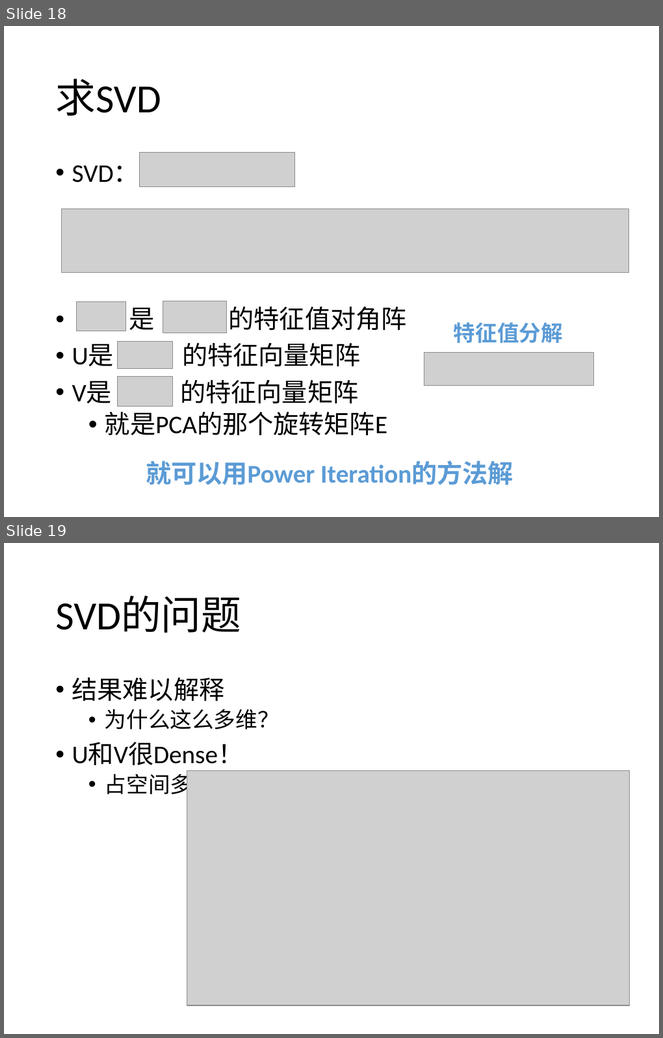
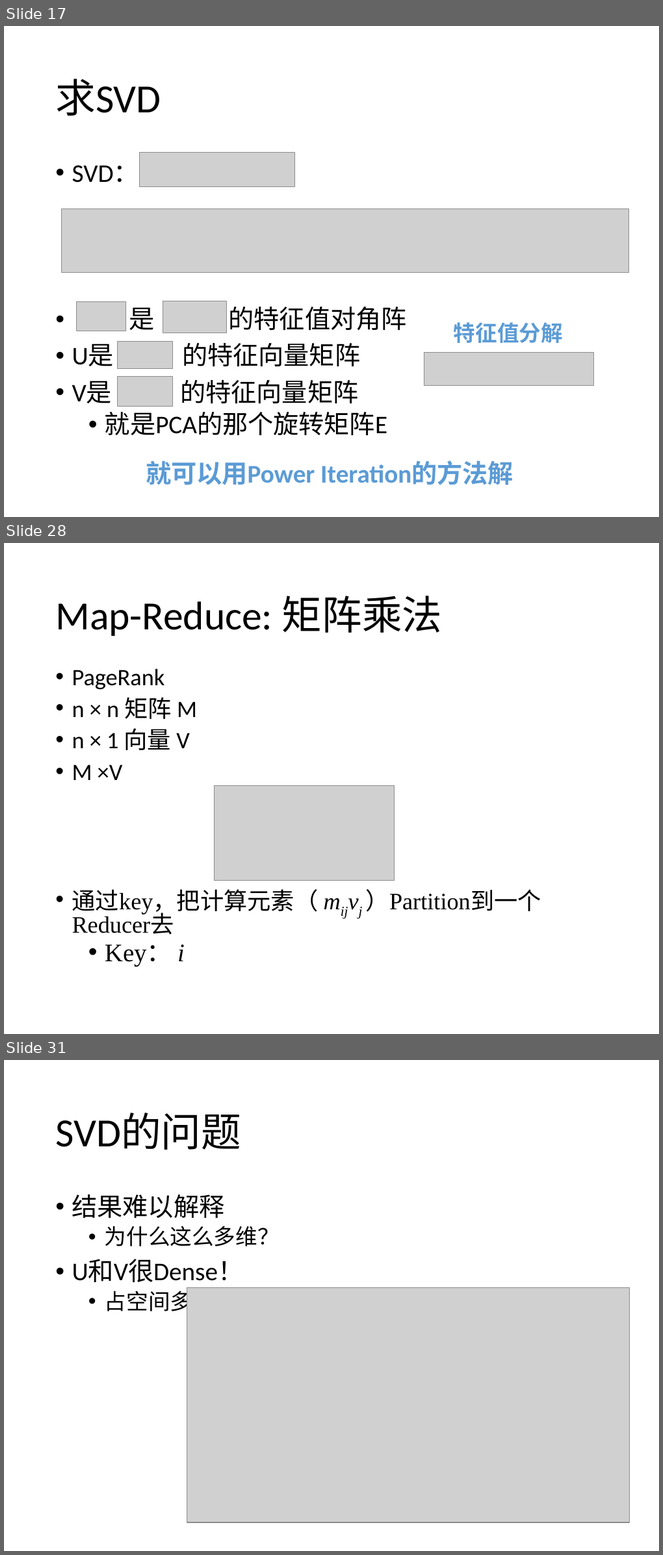
Before and after one commit to yishuai/bigalgo, a slide deck: ppt/14-svd.pptx. Shown one above the other, each under a label of ours: slides 18 and 19 before the commit, slides 17, 28 and 31 after it; the slides between them are not shown. The pictures are 663x1038 and 663x1555 pixels, drawn with LibreOffice and Linux fonts; fonts in the diff are those of the drawing; grey boxes stand for pictures. Boxes give left, top, right and bottom in pixels: in the first picture for what was removed or moved away, otherwise in the second. Text is boxed around its words. In the diff, an @@ line names an element or a change of style, - is before the commit and + after.

```diff
--- a/ppt/14-svd.pptx
+++ b/ppt/14-svd.pptx
@@ slide 28 added at (4,543,659,1034), background #FFFFFF @@
@@ title added at (55,596,442,636), 44 pt, text #000000 @@
+Map-Reduce: 矩阵乘法
@@ text added at (72,668,319,967), 25.9 pt, text #000000 @@
+• PageRank
+• n × n 矩阵 M
+• n × 1 向量 V
+• M ×V
+• 通过key，把计算元素（ mijvj ）Partition到一个Reducer去
+  • Key： i
@@ picture added at (215,786,395,880) @@
@@ what was slide 18 is now slide 17 @@
@@ what was slide 19 is now slide 31 @@
```
Also in this commit, not shown: 1 slide changed, 12 other slides added, 1 slide removed, 54 other files.
